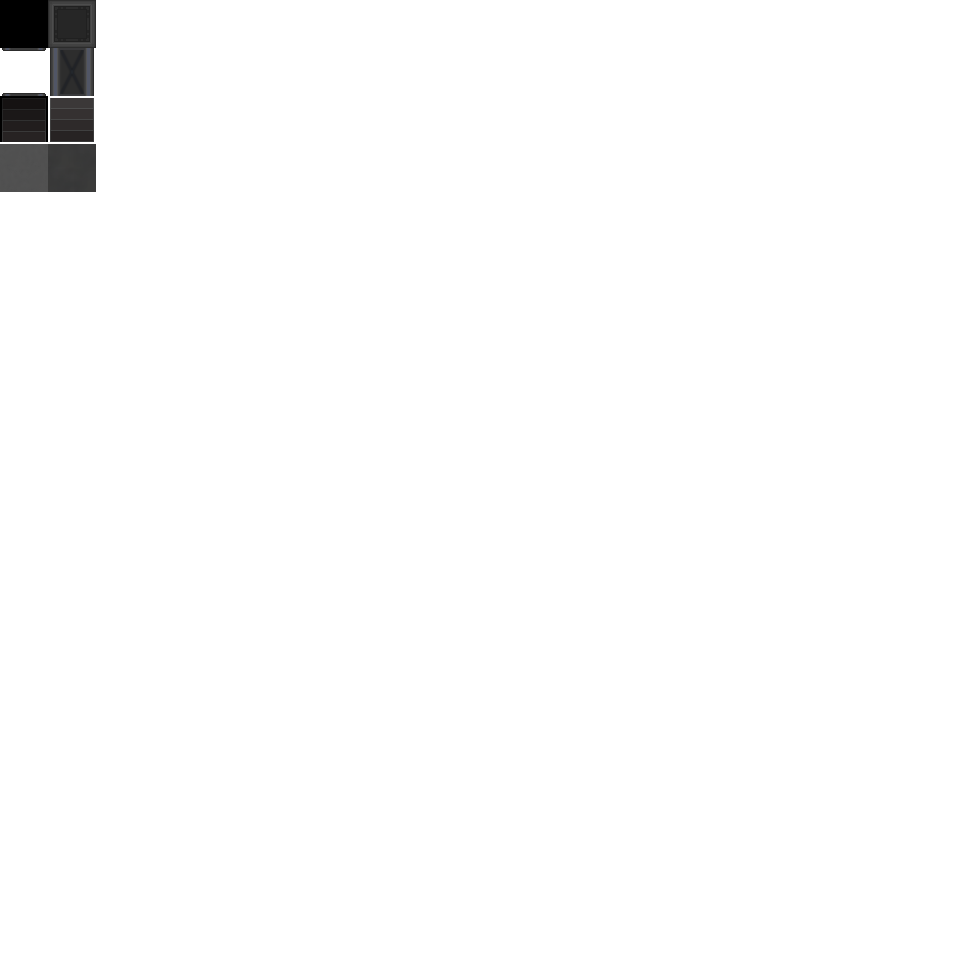
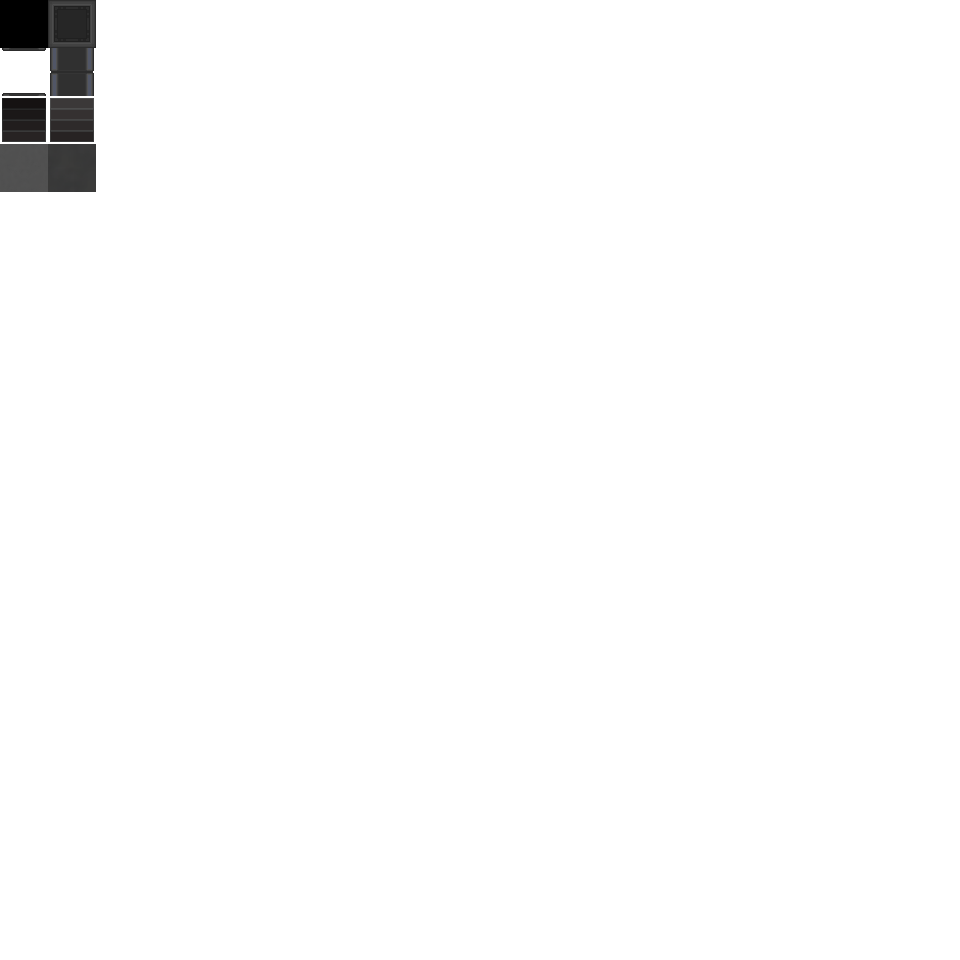
The second 960px x 960px image is a revision of the first. Changes to its layers:
painted on "tileset1.png" over [0, 48, 94, 142]
